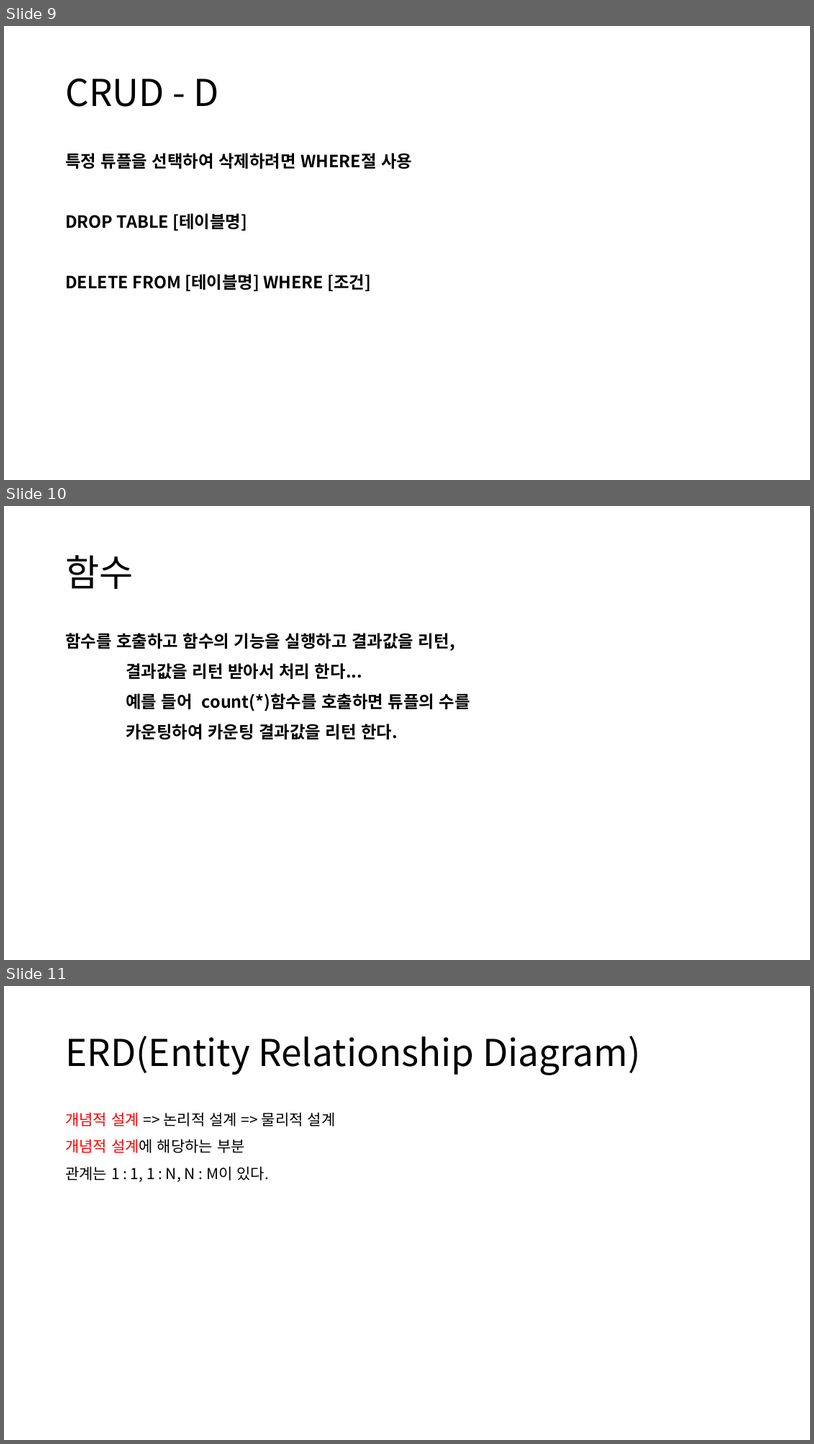
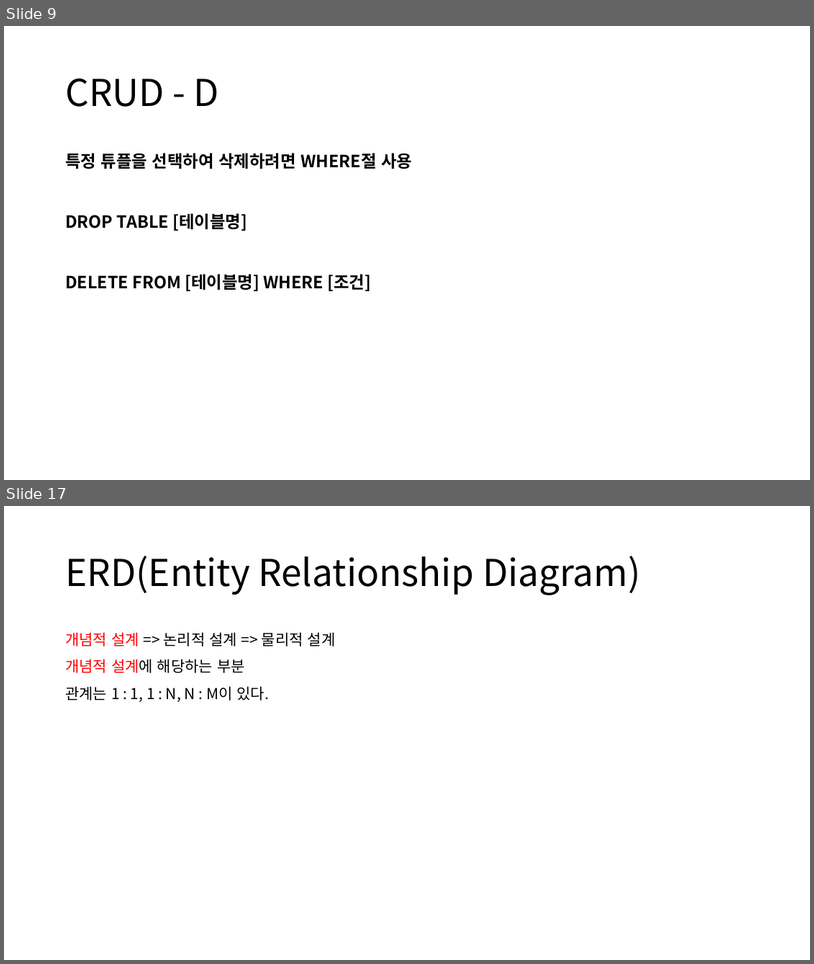
Before and after one commit to 98jiyong/DB, a slide deck: 자료/DB정리.pptx. Shown one above the other, each under a label of ours: slides 9, 10 and 11 before the commit, slides 9 and 17 after it; the slides between them are not shown. The pictures are 814x1444 and 814x964 pixels, drawn with LibreOffice and Linux fonts; fonts in the diff are those of the drawing. Boxes give left, top, right and bottom in pixels: in the first picture for what was removed or moved away, otherwise in the second. Text is boxed around its words. In the diff, an @@ line names an element or a change of style, - is before the commit and + after.

```diff
--- a/자료/DB정리.pptx
+++ b/자료/DB정리.pptx
@@ slide 10 removed at <box>4,506,810,960</box>, background #FFFFFF @@
@@ title removed at <box>65,555,133,589</box> @@
-함수
@@ text removed at <box>65,633,471,739</box> @@
-함수를 호출하고 함수의 기능을 실행하고 결과값을 리턴,
-결과값을 리턴 받아서 처리 한다...
-예를 들어 count(*)함수를 호출하면 튜플의 수를
-카운팅하여 카운팅 결과값을 리턴 한다.
@@ what was slide 11 is now slide 17 @@
```
Also in this commit, not shown: 7 slides added, 2 other files.
